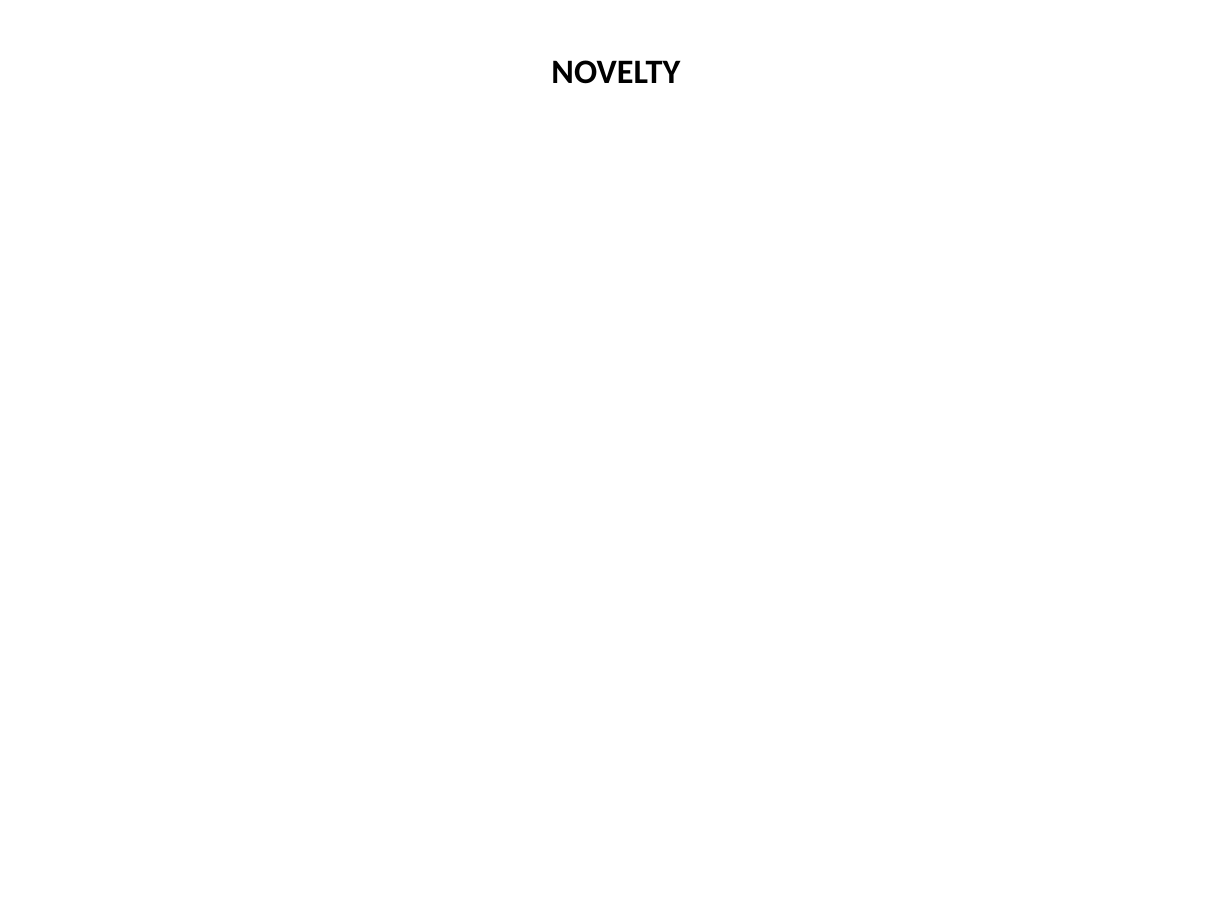
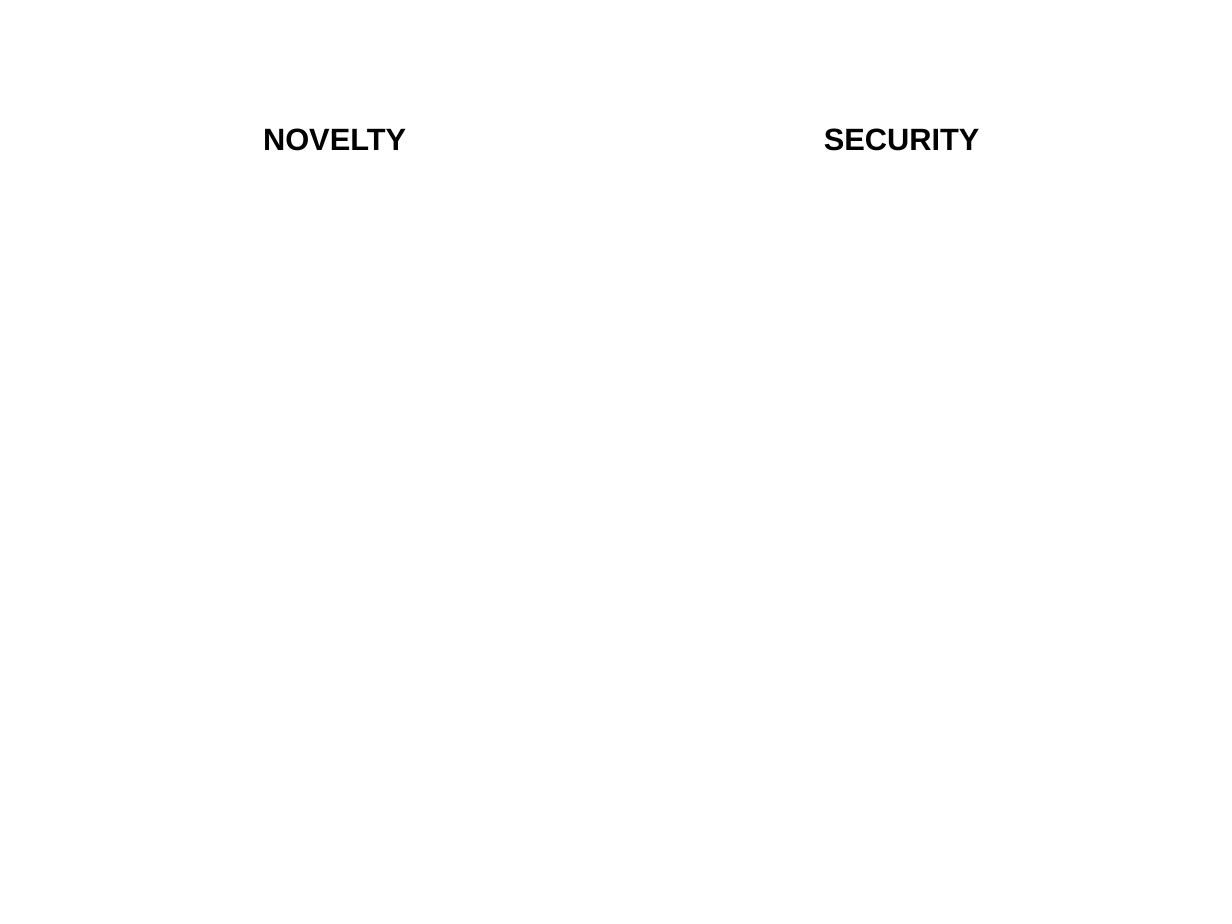
Before and after one commit to Dashree/sih2018, a slide deck: slide 3 of Gov_templates/USB_whitelist.pptx. Drawn at 1232x924 pixels with LibreOffice and Linux fonts; fonts in the diff are those of the drawing. Boxes give left, top, right and bottom in pixels: in the first picture for what was removed or moved away, otherwise in the second. Text is boxed around its words. In the diff, an @@ line names an element or a change of style, - is before the commit and + after.

```diff
--- a/Gov_templates/USB_whitelist.pptx
+++ b/Gov_templates/USB_whitelist.pptx
@@ text "NOVELTY": place and size @@
-text "NOVELTY" at (551,60,680,84)
+text "NOVELTY" at (263,128,406,151)
@@ text "NOVELTY" at (263,128,406,151): size 20 to 18 pt, font Calibri to Arial; vertical alignment middle to top @@
@@ text added at (824,128,980,151), 18 pt, text #000000, bold @@
+SECURITY
```
Also in this commit, not shown: 1 other slide changed.
